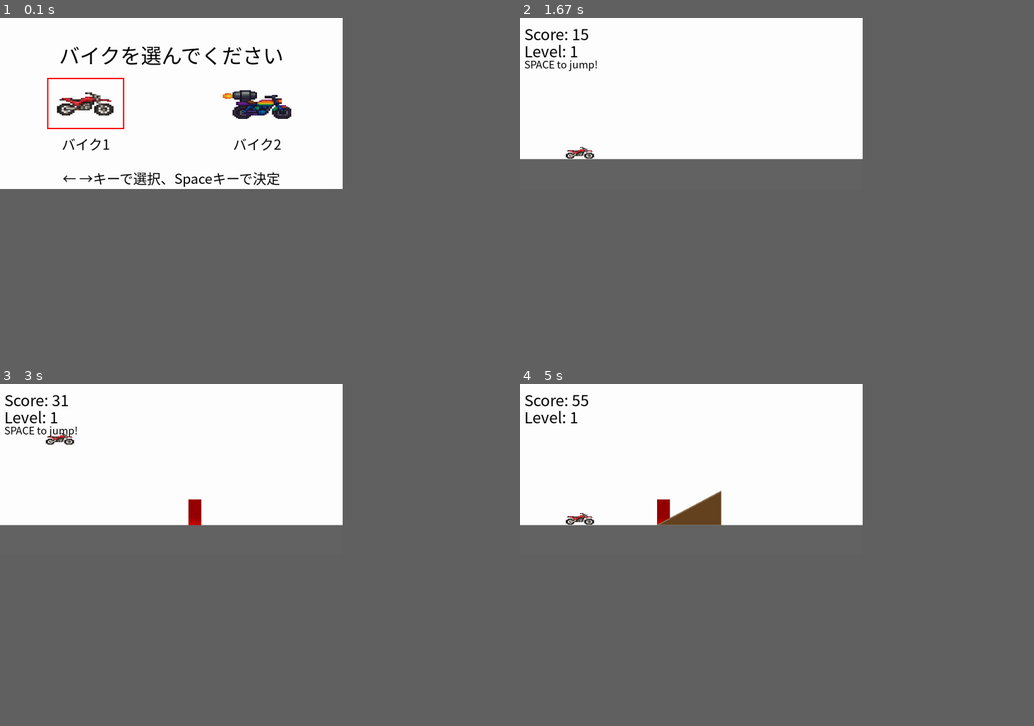
Above: before the commit, frames 1-4 (two rows, left to right).
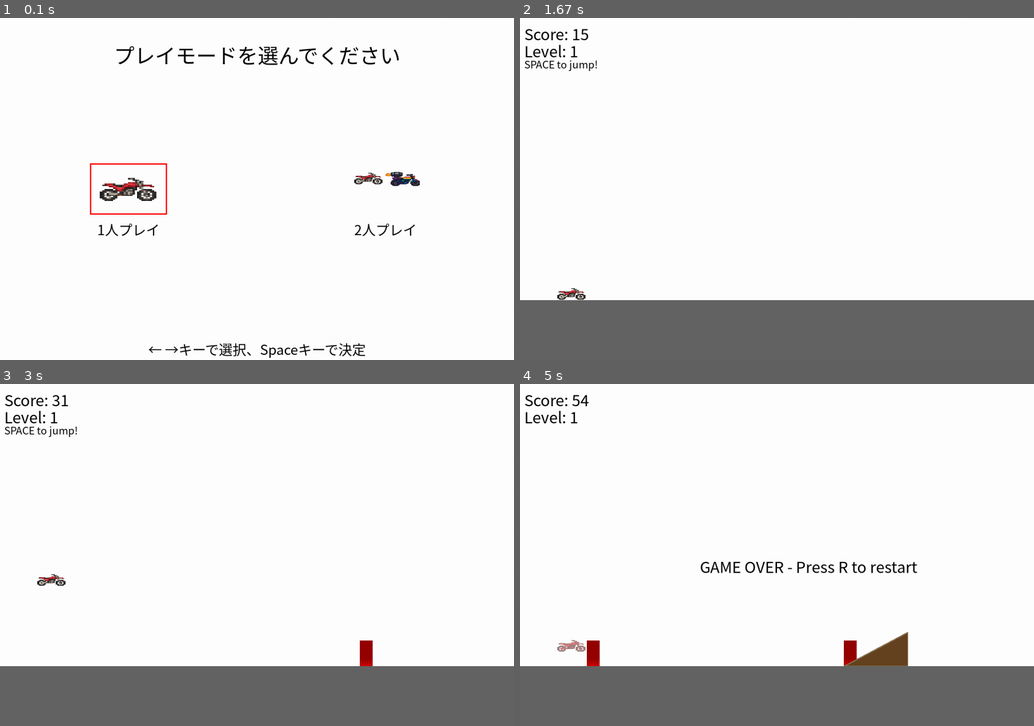
Above: after the commit, the same moments.

Repository: mori-ri/pygame-bike
Game: pygame game, started from bike_game.py
Two runs of this game, one before a commit and one after it. Both use one fixed random seed, a clock stepped at 60 frames per second and the inputs below.
Inputs:
- Up to frame 1 (0.1 s): no input
- Up to frame 2 (1.67 s): tap one key every 0.33 s from 0.33 s: Enter Space Left Meta R
- Up to frame 3 (3 s): tap Space at 1.73, 2.03, 2.23, 2.57, 2.87 s
- Up to frame 4 (5 s): hold Alt 3-3.53 s; tap Space at 3.07, 3.37, 4.2, 4.53, 4.83 s
The window is 600x300 before the commit and 900x600 after it. Grey fills any space a smaller window leaves; there, only what the larger window draws over its background counts as a difference.

The runs differ from the first frame. In frame 1, 4.9% of the frame differs, in the area x 9-82%, y 8-100%; in frame 2, 24%; in frame 3, 24%; in frame 4, 26%, in the area x 0-100%, y 3-100%.

Commit message:
バイクゲームの画面サイズを変更し、2人プレイモードを追加。バイククラスにプレイヤーIDを導入し、クラッシュ機能を実装。障害物生成の難易度調整と操作説明を改善。

Diff:
--- a/bike_game.py
+++ b/bike_game.py
@@ -7,7 +7,7 @@
 pygame.init()
 
 # 画面設定
-WIDTH, HEIGHT = 800, 400
+WIDTH, HEIGHT = 1200, 800
 screen = pygame.display.set_mode((WIDTH, HEIGHT))
 pygame.display.set_caption("バイクゲーム")
 
@@ -90,8 +90,11 @@
 
 # バイクのクラス
 class Bike(pygame.sprite.Sprite):
-    def __init__(self, bike_type="bike1"):
+    def __init__(self, bike_type="bike1", player_id=1):
         super().__init__()
+        self.player_id = player_id
+        self.crashed = False
+
         # バイク画像の読み込み
         try:
             if bike_type == "bike1":
@@ -106,18 +109,22 @@
         except pygame.error:
             # 画像が読み込めない場合は四角形で代用
             self.image = pygame.Surface((60, 40))
-            self.image.fill(BLUE)
+            self.image.fill(BLUE if player_id == 1 else GREEN)
             print(f"Warning: Could not load {bike_type} image. Using default.")
 
         self.rect = self.image.get_rect()
-        self.rect.x = 100
-        self.rect.y = HEIGHT - 70 - 40  # 地面位置に合わせて調整
+        # プレイヤー1は左側、プレイヤー2は右側に配置
+        self.rect.x = 80 if player_id == 1 else 120
+        self.rect.y = HEIGHT - 140 - 40  # 地面位置に合わせて調整
         self.velocity_y = 0
         self.jumping = False
         self.gravity = 0.8
-        self.ground_y = HEIGHT - 70 - 40  # 地面位置に合わせて調整
+        self.ground_y = HEIGHT - 140 - 40  # 地面位置に合わせて調整
 
     def update(self, slopes=None):
+        if self.crashed:
+            return
+
         # 重力の適用
         self.velocity_y += self.gravity
         self.rect.y += self.velocity_y
@@ -138,9 +145,16 @@
             self.jumping = False
 
     def jump(self):
-        if not self.jumping:
+        if not self.jumping and not self.crashed:
             self.velocity_y = -18
             self.jumping = True
+
+    def crash(self):
+        self.crashed = True
+        # クラッシュ時の視覚効果（赤くする）
+        if hasattr(self, 'original_image'):
+            self.image = self.original_image.copy()
+            self.image.fill((255, 0, 0, 128), special_flags=pygame.BLEND_RGBA_MULT)
 
 # 坂のクラス
 class Slope(pygame.sprite.Sprite):
@@ -167,7 +181,7 @@
 
         self.rect = self.image.get_rect()
         self.rect.x = WIDTH
-        self.rect.y = HEIGHT - 70 - self.height
+        self.rect.y = HEIGHT - 140 - self.height
 
     def update(self):
         self.rect.x -= self.speed
@@ -178,7 +192,7 @@
         """指定されたx座標での坂の地面の高さを取得"""
         relative_x = x - self.rect.x
         if relative_x < 0 or relative_x > self.width:
-            return HEIGHT - 70  # 坂の範囲外は通常の地面の高さ
+            return HEIGHT - 140  # 坂の範囲外は通常の地面の高さ
 
         if self.slope_type == "up":
             # 上り坂：x座標が増えるほど高くなる
@@ -204,7 +218,7 @@
             self.image.fill(RED)
             self.rect = self.image.get_rect()
             self.rect.x = WIDTH
-            self.rect.y = HEIGHT - 70 - self.height
+            self.rect.y = HEIGHT - 140 - self.height
 
         elif obstacle_type == "spike":
             # トゲトゲの障害物（危険度高）
@@ -218,7 +232,7 @@
                                   [(i, self.height), (i+3, self.height-15), (i+6, self.height)])
             self.rect = self.image.get_rect()
             self.rect.x = WIDTH
-            self.rect.y = HEIGHT - 70 - self.height
+            self.rect.y = HEIGHT - 140 - self.height
 
         elif obstacle_type == "wall":
             # 高い壁（ジャンプ必須）
@@ -237,7 +251,7 @@
                                        (x-5, y, 9, 19), 1)
             self.rect = self.image.get_rect()
             self.rect.x = WIDTH
-            self.rect.y = HEIGHT - 70 - self.height
+            self.rect.y = HEIGHT - 140 - self.height
 
     def update(self):
         self.rect.x -= self.speed
@@ -249,7 +263,7 @@
     def __init__(self):
         self.font = get_japanese_font(48)
         self.small_font = get_japanese_font(32)
-        self.selected = 0  # 0: bike1, 1: bike2
+        self.selected = 0  # 0: 1人プレイ, 1: 2人プレイ
 
         # バイク画像の読み込み
         try:
@@ -290,30 +304,35 @@
             screen.fill(WHITE)
 
             # タイトル
-            title_text = self.font.render("バイクを選んでください", True, BLACK)
+            title_text = self.font.render("プレイモードを選んでください", True, BLACK)
             screen.blit(title_text, (WIDTH // 2 - title_text.get_width() // 2, 50))
 
-            # バイク1
-            bike1_pos = (WIDTH // 4 - self.bike1_img.get_width() // 2, HEIGHT // 2 - 50)
-            screen.blit(self.bike1_img, bike1_pos)
-            bike1_text = self.small_font.render("バイク1", True, BLACK)
-            screen.blit(bike1_text, (WIDTH // 4 - bike1_text.get_width() // 2, HEIGHT // 2 + 70))
-
-            # バイク2
-            bike2_pos = (WIDTH * 3 // 4 - self.bike2_img.get_width() // 2, HEIGHT // 2 - 50)
-            screen.blit(self.bike2_img, bike2_pos)
-            bike2_text = self.small_font.render("バイク2", True, BLACK)
-            screen.blit(bike2_text, (WIDTH * 3 // 4 - bike2_text.get_width() // 2, HEIGHT // 2 + 70))
+            # 1人プレイ
+            player1_pos = (WIDTH // 4 - self.bike1_img.get_width() // 2, HEIGHT // 2 - 50)
+            screen.blit(self.bike1_img, player1_pos)
+            player1_text = self.small_font.render("1人プレイ", True, BLACK)
+            screen.blit(player1_text, (WIDTH // 4 - player1_text.get_width() // 2, HEIGHT // 2 + 70))
+
+            # 2人プレイ
+            player2_pos = (WIDTH * 3 // 4 - 80, HEIGHT // 2 - 50)
+            # 2台のバイクを並べて描画
+            bike1_small = pygame.transform.scale(self.bike1_img, (80, 50))
+            bike2_small = pygame.transform.scale(self.bike2_img, (80, 50))
+            screen.blit(bike1_small, player2_pos)
+            screen.blit(bike2_small, (player2_pos[0] + 80, player2_pos[1]))
+
+            player2_text = self.small_font.render("2人プレイ", True, BLACK)
+            screen.blit(player2_text, (WIDTH * 3 // 4 - player2_text.get_width() // 2, HEIGHT // 2 + 70))
 
             # 選択枠の描画
             if self.selected == 0:
-                pygame.draw.rect(screen, RED, (bike1_pos[0] - 10, bike1_pos[1] - 10,
+                pygame.draw.rect(screen, RED, (player1_pos[0] - 10, player1_pos[1] - 10,
                                              self.bike1_img.get_width() + 20,
                                              self.bike1_img.get_height() + 20), 3)
             else:
-                pygame.draw.rect(screen, RED, (bike2_pos[0] - 10, bike2_pos[1] - 10,
-                                             self.bike2_img.get_width() + 20,
-                                             self.bike2_img.get_height() + 20), 3)
+                pygame.draw.rect(screen, RED, (player2_pos[0] - 10, player2_pos[1] - 10,
+                                             160 + 20,
+                                             50 + 20), 3)
 
             # 操作説明
             instruction_text = self.small_font.render("← →キーで選択、Spaceキーで決定", True, BLACK)
@@ -321,23 +340,37 @@
 
             pygame.display.flip()
 
-        # 選択されたバイクの種類を返す
-        return "bike1" if self.selected == 0 else "bike2"
+        # 選択されたモードを返す
+        return "single" if self.selected == 0 else "two_player"
 
 # ゲームクラス
 class Game:
-    def __init__(self, bike_type):
-        self.bike = Bike(bike_type)
+    def __init__(self, game_mode):
+        self.game_mode = game_mode
+
+        if game_mode == "single":
+            self.bike1 = Bike("bike1", 1)
+            self.bike2 = None
+            self.bikes = [self.bike1]
+        else:  # two_player
+            self.bike1 = Bike("bike1", 1)
+            self.bike2 = Bike("bike2", 2)
+            self.bikes = [self.bike1, self.bike2]
+
         self.all_sprites = pygame.sprite.Group()
         self.obstacles = pygame.sprite.Group()
         self.slopes = pygame.sprite.Group()
-        self.all_sprites.add(self.bike)
+
+        for bike in self.bikes:
+            self.all_sprites.add(bike)
+
         self.score = 0
         self.font = get_japanese_font(36)
+        self.small_font = get_japanese_font(24)
         self.obstacle_timer = 0
         self.slope_timer = 0
         self.game_over = False
-        self.ground_y = HEIGHT - 70
+        self.ground_y = HEIGHT - 140
         self.difficulty = 1
 
     def run(self):
@@ -351,26 +384,34 @@
                     sys.exit()
                 if event.type == pygame.KEYDOWN:
                     if event.key == pygame.K_SPACE:
-                        self.bike.jump()
-                    if event.key == pygame.K_r and self.game_over:
+                        if self.game_mode == "single":
+                            self.bike1.jump()
+                    # 2人プレイの場合のキー入力
+                    elif event.key == pygame.K_LMETA or event.key == pygame.K_RMETA:  # Cmdキー
+                        if self.bike1:
+                            self.bike1.jump()
+                    elif event.key == pygame.K_LALT or event.key == pygame.K_RALT:  # Optionキー
+                        if self.bike2:
+                            self.bike2.jump()
+                    elif event.key == pygame.K_r and self.game_over:
                         # ゲームリセット（バイク選択画面に戻る）
                         return True
 
             if not self.game_over:
-                # 障害物の生成（難易度に応じて種類を変更）
+                # 障害物の生成（難易度を下げるため壁の出現確率を下げる）
                 self.obstacle_timer += 1
                 spawn_rate = max(40, 100 - int(self.score // 50))  # スコアに応じて生成頻度上昇
 
                 if self.obstacle_timer >= spawn_rate:
-                    # 障害物の種類をランダムに選択
+                    # 障害物の種類をランダムに選択（壁の確率を大幅に下げる）
                     obstacle_types = ["block", "spike", "wall"]
-                    weights = [50, 30, 20]  # 各障害物の出現確率
-
-                    # 難易度が上がると危険な障害物が多く出現
+                    weights = [60, 35, 5]  # 壁の出現確率を20%から5%に下げる
+
+                    # 難易度が上がっても壁の確率は低く保つ
                     if self.score > 100:
-                        weights = [30, 40, 30]
+                        weights = [50, 40, 10]
                     if self.score > 300:
-                        weights = [20, 40, 40]
+                        weights = [40, 45, 15]
 
                     obstacle_type = random.choices(obstacle_types, weights=weights)[0]
                     obstacle = Obstacle(obstacle_type)
@@ -390,12 +431,20 @@
                     self.slope_timer = 0
 
                 # スプライトの更新（バイクに坂の情報を渡す）
-                self.bike.update(self.slopes)
+                for bike in self.bikes:
+                    bike.update(self.slopes)
+
                 self.obstacles.update()
                 self.slopes.update()
 
-                # 衝突判定
-                if pygame.sprite.spritecollide(self.bike, self.obstacles, False):
+                # 衝突判定（各バイク個別に判定）
+                for bike in self.bikes:
+                    if not bike.crashed and pygame.sprite.spritecollide(bike, self.obstacles, False):
+                        bike.crash()
+
+                # 全バイクがクラッシュしたかチェック
+                all_crashed = all(bike.crashed for bike in self.bikes)
+                if all_crashed:
                     self.game_over = True
 
                 # スコア更新
@@ -418,11 +467,30 @@
             difficulty_text = self.font.render(f"Level: {self.difficulty}", True, BLACK)
             screen.blit(difficulty_text, (10, 50))
 
+            # プレイヤー状態の表示
+            if self.game_mode == "two_player":
+                player1_status = "Player1: " + ("CRASHED" if self.bike1.crashed else "OK")
+                player2_status = "Player2: " + ("CRASHED" if self.bike2.crashed else "OK")
+
+                player1_color = RED if self.bike1.crashed else GREEN
+                player2_color = RED if self.bike2.crashed else GREEN
+
+                p1_text = self.small_font.render(player1_status, True, player1_color)
+                p2_text = self.small_font.render(player2_status, True, player2_color)
+
+                screen.blit(p1_text, (WIDTH - 200, 10))
+                screen.blit(p2_text, (WIDTH - 200, 35))
+
             # 操作説明
             if self.score < 50:
-                instruction_font = get_japanese_font(24)
-                instruction_text = instruction_font.render("SPACE to jump!", True, BLACK)
-                screen.blit(instruction_text, (10, 90))
+                if self.game_mode == "single":
+                    instruction_text = self.small_font.render("SPACE to jump!", True, BLACK)
+                    screen.blit(instruction_text, (10, 90))
+                else:
+                    instruction_text1 = self.small_font.render("Player1: Cmd to jump!", True, BLACK)
+                    instruction_text2 = self.small_font.render("Player2: Option to jump!", True, BLACK)
+                    screen.blit(instruction_text1, (10, 90))
+                    screen.blit(instruction_text2, (10, 115))
 
             # ゲームオーバー表示
             if self.game_over:
@@ -441,8 +509,8 @@
     while restart:
         # バイク選択画面
         bike_selection = BikeSelection()
-        selected_bike = bike_selection.run()
+        selected_mode = bike_selection.run()
 
         # ゲーム開始
-        game = Game(selected_bike)
+        game = Game(selected_mode)
         restart = game.run()
